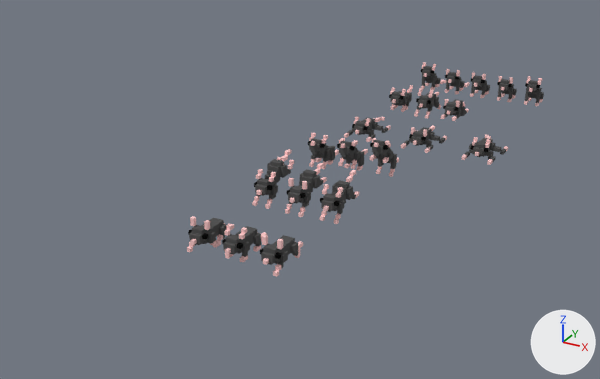
Before and after pictures for a commit that changed the Blender file blend/rat.blend.
Before and after are seen from a 50 mm camera at (11.6, -29.0, 11.3) aimed at (0.5, -8.8, 1.2). Lighting does not change. The marker at lower right points along +X, +Y and +Z.

The first picture shows 'ObjObject.008', 'ObjObject.009', 'ObjObject.010', 'ObjObject.011', 'ObjObject.012', 'ObjObject.013', 'ObjObject.014', 'ObjObject.015', 'ObjObject.016', 'ObjObject.017', 'ObjObject.018', 'ObjObject.019'.
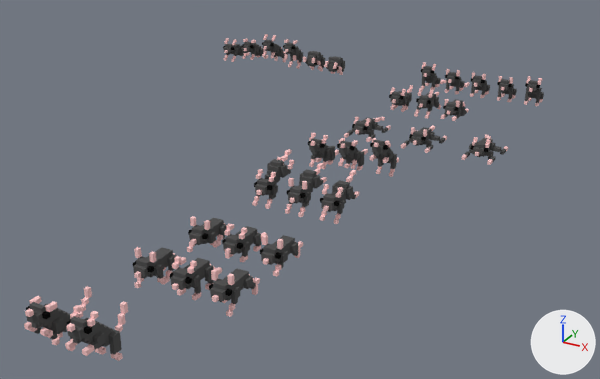
The change, as a list of edits to the scene's bpy script:
```text
Add ob_objobject_030:
    ob_objobject_030 = bpy.data.objects.new('ObjObject.030', me_objobject_030)  # 676 vertices, 420 faces; spans x -0.25..0.25, y -0.415..0.285, z -0.554..0.546; in mat_palette_030 (picture img_rat_roll_5_png)
    ob_objobject_030.location = (-3.0, 0.55, 2.41)
    ob_objobject_030.rotation_euler = (1.571, 0.0, 0.0)  # degrees (90, 0, 0)
Add ob_objobject_029:
    ob_objobject_029 = bpy.data.objects.new('ObjObject.029', me_objobject_029)  # 694 vertices, 428 faces; spans x -0.25..0.25, y -0.48..0.32, z -0.605..0.595; in mat_palette_029 (picture img_rat_roll_4_png)
    ob_objobject_029.location = (-3.96, 0.6, 2.48)
    ob_objobject_029.rotation_euler = (1.571, 0.0, 0.0)  # degrees (90, 0, 0)
Add ob_objobject_028:
    ob_objobject_028 = bpy.data.objects.new('ObjObject.028', me_objobject_028)  # 742 vertices, 452 faces; spans x -0.25..0.25, y -0.677..0.523, z -0.692..0.608; in mat_palette_028 (picture img_rat_roll_3_png)
    ob_objobject_028.location = (-4.99, 0.61, 2.68)
    ob_objobject_028.rotation_euler = (1.571, 0.0, 0.0)  # degrees (90, 0, 0)
Add ob_objobject_027:
    ob_objobject_027 = bpy.data.objects.new('ObjObject.027', me_objobject_027)  # 810 vertices, 492 faces; spans x -0.25..0.25, y -0.67..0.63, z -1.01..0.69; in mat_palette_027 (picture img_rat_roll_2_png)
    ob_objobject_027.location = (-6.01, 0.69, 2.67)
    ob_objobject_027.rotation_euler = (1.571, 0.0, 0.0)  # degrees (90, 0, 0)
Add ob_objobject_026:
    ob_objobject_026 = bpy.data.objects.new('ObjObject.026', me_objobject_026)  # 714 vertices, 432 faces; spans x -0.25..0.25, y -0.54..0.46, z -1.01..0.69; in mat_palette_026 (picture img_rat_roll_1_png)
    ob_objobject_026.location = (-6.99, 0.69, 2.54)
    ob_objobject_026.rotation_euler = (1.571, 0.0, 0.0)  # degrees (90, 0, 0)
Add ob_objobject_025:
    ob_objobject_025 = bpy.data.objects.new('ObjObject.025', me_objobject_025)  # 700 vertices, 428 faces; spans x -0.25..0.25, y -0.39..0.51, z -1.01..0.69; in mat_palette_025 (picture img_rat_roll_0_png)
    ob_objobject_025.location = (-7.96, 0.69, 2.39)
    ob_objobject_025.rotation_euler = (1.571, 0.0, 0.0)  # degrees (90, 0, 0)
Add ob_objobject_024:
    ob_objobject_024 = bpy.data.objects.new('ObjObject.024', me_objobject_024)  # 734 vertices, 452 faces; spans x -0.25..0.25, y -0.7..0.6, z -0.89..0.61; in mat_palette_024 (picture img_rat_knockdown_1_png)
    ob_objobject_024.location = (2.0, -19.38, 2.7)
    ob_objobject_024.rotation_euler = (1.571, 0.0, 0.0)  # degrees (90, 0, 0)
Add ob_objobject_023:
    ob_objobject_023 = bpy.data.objects.new('ObjObject.023', me_objobject_023)  # 806 vertices, 484 faces; spans x -0.25..0.25, y -0.7..0.5, z -0.99..0.61; in mat_palette_023 (picture img_rat_knockdown_0_png)
    ob_objobject_023.location = (0.99, -19.38, 2.7)
    ob_objobject_023.rotation_euler = (1.571, 0.0, 0.0)  # degrees (90, 0, 0)
Add ob_objobject_022:
    ob_objobject_022 = bpy.data.objects.new('ObjObject.022', me_objobject_022)  # 695 vertices, 412 faces; spans x -0.25..0.25, y -0.43..0.47, z -1.04..0.66; in mat_palette_022 (picture img_rat_walk_2_png_001)
    ob_objobject_022.location = (3.0, -16.33, 2.43)
    ob_objobject_022.rotation_euler = (1.571, 0.0, 0.0)  # degrees (90, 0, 0)
Add ob_objobject_021:
    ob_objobject_021 = bpy.data.objects.new('ObjObject.021', me_objobject_021)  # 696 vertices, 424 faces; spans x -0.25..0.25, y -0.42..0.48, z -1.03..0.67; in mat_palette_021 (picture img_rat_walk_1_png_001)
    ob_objobject_021.location = (2.0, -16.33, 2.42)
    ob_objobject_021.rotation_euler = (1.571, 0.0, 0.0)  # degrees (90, 0, 0)
Add ob_objobject_020:
    ob_objobject_020 = bpy.data.objects.new('ObjObject.020', me_objobject_020)  # 688 vertices, 410 faces; spans x -0.25..0.25, y -0.43..0.47, z -1.04..0.66; in mat_palette_020 (picture img_rat_walk_0_png_001)
    ob_objobject_020.location = (1.0, -16.33, 2.43)
    ob_objobject_020.rotation_euler = (1.571, 0.0, 0.0)  # degrees (90, 0, 0)
```

Changed parts and their boxes [x1, y1, x2, y2] in the pictures (600 x 379 px):
'ObjObject.024', added: after [65, 301, 128, 361]
'ObjObject.023', added: after [24, 286, 92, 351]
'ObjObject.022', added: after [209, 268, 260, 317]
'ObjObject.021', added: after [170, 256, 222, 300]
'ObjObject.020', added: after [133, 247, 186, 288]
'ObjObject.028', added: after [283, 39, 303, 69]
'ObjObject.027', added: after [262, 34, 286, 62]
'ObjObject.026', added: after [242, 39, 268, 60]
'ObjObject.029', added: after [303, 51, 325, 71]
'ObjObject.025', added: after [223, 38, 250, 62]
'ObjObject.030', added: after [324, 56, 345, 75]
